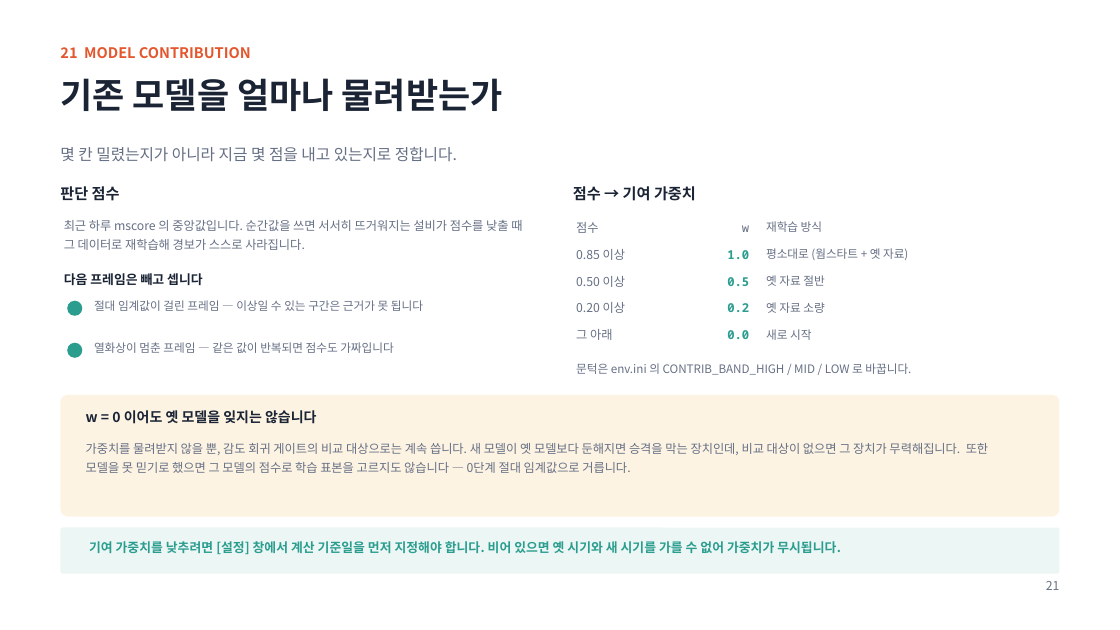
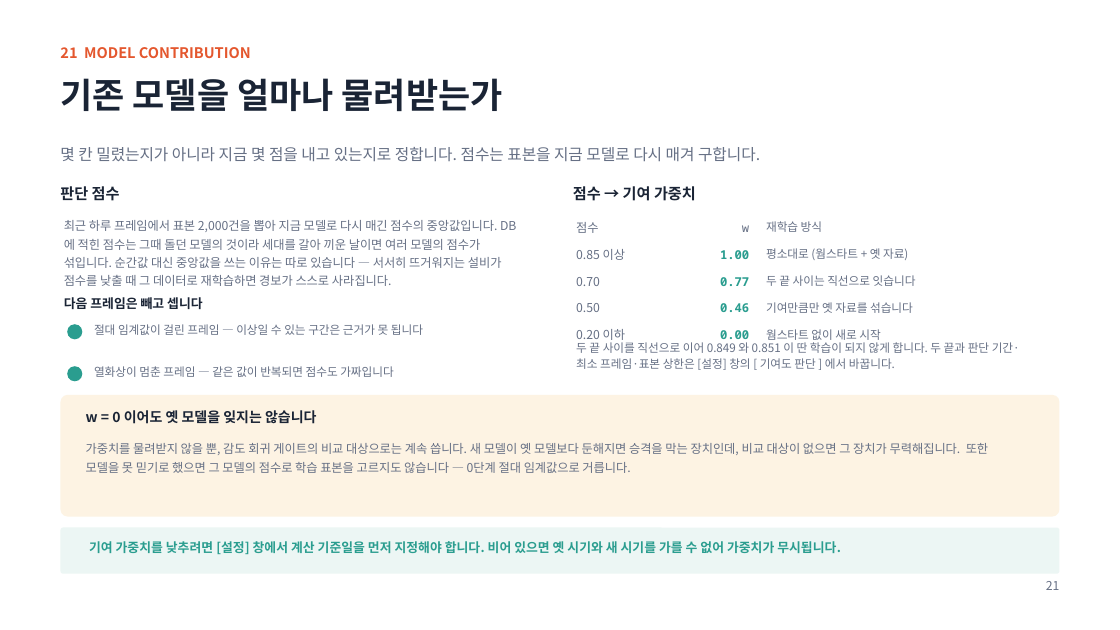
Before and after one commit to oskwon65/MultiModal_FireCam, a slide deck: slide 22 of 멀티모달_화재감지_모니터링_설치매뉴얼.pptx. Drawn at 1120x630 pixels with LibreOffice and Linux fonts; fonts in the diff are those of the drawing. Boxes give left, top, right and bottom in pixels: in the first picture for what was removed or moved away, otherwise in the second. Text is boxed around its words. In the diff, an @@ line names an element or a change of style, - is before the commit and + after.

```diff
--- a/멀티모달_화재감지_모니터링_설치매뉴얼.pptx
+++ b/멀티모달_화재감지_모니터링_설치매뉴얼.pptx
@@ text at bbox=[60, 147, 760, 161]: text changed @@
-몇 칸 밀렸는지가 아니라 지금 몇 점을 내고 있는지로 정합니다.
+몇 칸 밀렸는지가 아니라 지금 몇 점을 내고 있는지로 정합니다. 점수는 표본을 지금 모델로 다시 매겨 구합니다.
@@ text at bbox=[64, 220, 516, 268]: text changed @@
-최근 하루 mscore 의 중앙값입니다. 순간값을 쓰면 서서히 뜨거워지는 설비가 점수를 낮출 때 그 데이터로 재학습해 경보가 스스로 사라집니다.
+최근 하루 프레임에서 표본 2,000건을 뽑아 지금 모델로 다시 매긴 점수의 중앙값입니다. DB 에 적힌 점수는 그때 돌던 모델의 것이라 세대를 갈아 끼운 날이면 여러 모델의 점수가 섞입니다. 순간값 대신 중앙값을 쓰는 이유는 따로 있습니다 — 서서히 뜨거워지는 설비가 점수를 낮출 때 그 데이터로 재학습하면 경보가 스스로 사라집니다.
@@ text at bbox=[720, 250, 749, 259]: text changed @@
-1.0
+1.00
@@ text at bbox=[576, 277, 600, 286]: text changed @@
-0.50 이상
+0.70
@@ text at bbox=[720, 277, 749, 286]: text changed @@
-0.5
+0.77
@@ text at bbox=[766, 275, 916, 286]: text changed @@
-옛 자료 절반
+두 끝 사이는 직선으로 잇습니다
@@ text at bbox=[576, 303, 600, 312]: text changed @@
-0.20 이상
+0.50
@@ text at bbox=[576, 329, 625, 344]: text changed @@
-그 아래
+0.20 이하
@@ text at bbox=[720, 303, 749, 312]: text changed @@
-0.2
+0.46
@@ text at bbox=[766, 329, 880, 343]: text changed @@
-새로 시작
+웜스타트 없이 새로 시작
@@ text at bbox=[766, 302, 913, 313]: text changed @@
-옛 자료 소량
+기여만큼만 옛 자료를 섞습니다
@@ text at bbox=[576, 342, 1020, 370]: text changed @@
-문턱은 env.ini 의 CONTRIB_BAND_HIGH / MID / LOW 로 바꿉니다.
+두 끝 사이를 직선으로 이어 0.849 와 0.851 이 딴 학습이 되지 않게 합니다. 두 끝과 판단 기간·최소 프레임·표본 상한은 [설정] 창의 [ 기여도 판단 ] 에서 바꿉니다.
@@ text at bbox=[720, 330, 749, 344]: text changed @@
-0.0
+0.00
@@ 3 texts, 2 ellipses: place and size @@
-3 texts, 2 ellipses at bbox=[64, 273, 423, 358]
+3 texts, 2 ellipses at bbox=[64, 297, 423, 381]
```
Also in this commit, not shown: 11 other slides changed, 1 slide added, 2 other files.
